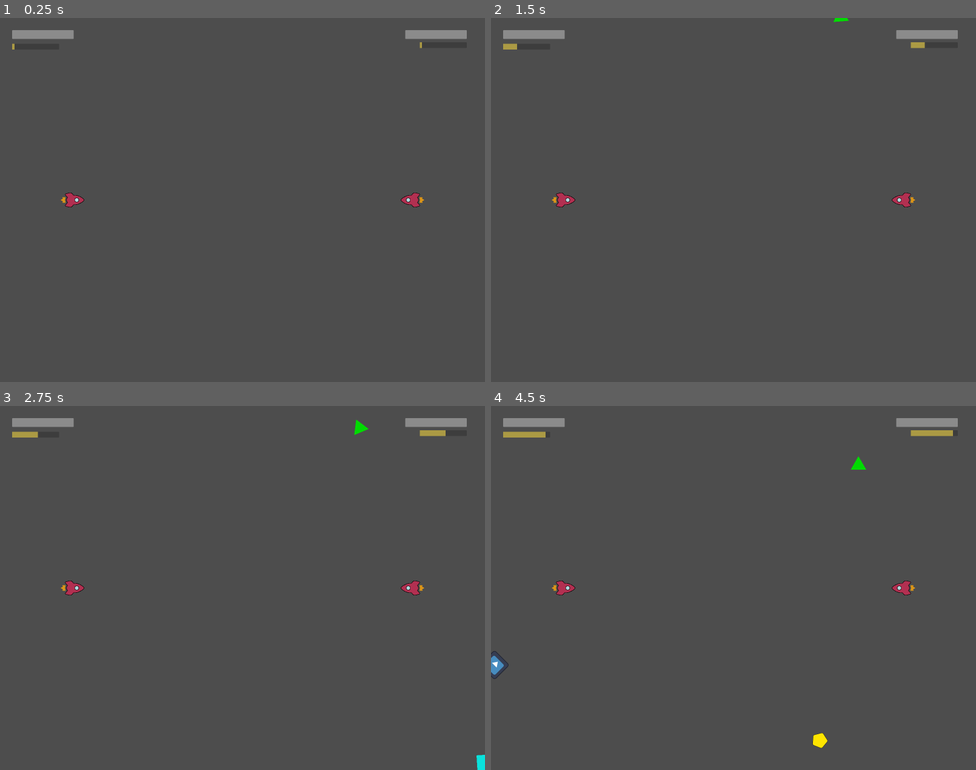
Above: before the commit, frames 1-4 (two rows, left to right).
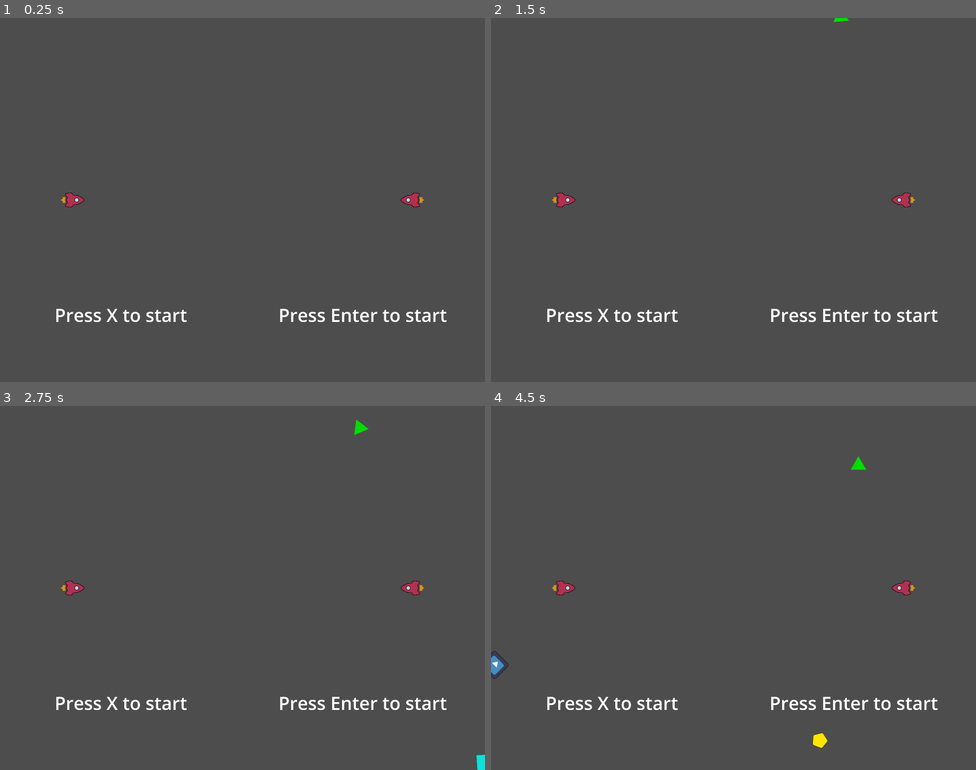
Above: after the commit, the same moments.

Repository: RajwolChapagain/Arcade-Game
Game: Godot game, scene res://main.tscn
The game is run twice, just before and just after one commit, with the same random seed, the same clock (stepped at 60 frames per second) and the same inputs. The engine's default icon, where the game draws it, is replaced by a stand-in: a white triangle on a blue panel in a dark square.
Inputs:
- Up to frame 1 (0.25 s): no input
- Up to frame 2 (1.5 s): tap X at 0.5, 1.25 s
- Up to frame 3 (2.75 s): tap X at 2 s
- Up to frame 4 (4.5 s): tap X at 2.75, 3.5, 4.25 s

The runs differ from the first frame. In frame 1, 1.5% of the frame differs, in the area x 2-97%, y 3-84%; in frame 2, 1.6%; in frame 3, 1.7%; in frame 4, 1.8%.

Commit message:
Make tank_ship and main menu scene

Diff:
--- /dev/null
+++ b/UI/main_menu.tscn
@@ -0,0 +1,38 @@
+[gd_scene format=3 uid="uid://mf26dw6pyc04"]
+
+[node name="MainMenu" type="Control"]
+layout_mode = 3
+anchors_preset = 15
+anchor_right = 1.0
+anchor_bottom = 1.0
+grow_horizontal = 2
+grow_vertical = 2
+size_flags_vertical = 4
+
+[node name="HBoxContainer" type="HBoxContainer" parent="."]
+layout_mode = 1
+anchors_preset = 12
+anchor_top = 1.0
+anchor_right = 1.0
+anchor_bottom = 1.0
+offset_top = -268.917
+offset_bottom = -128.917
+grow_horizontal = 2
+grow_vertical = 0
+alignment = 1
+
+[node name="Label" type="Label" parent="HBoxContainer"]
+layout_mode = 2
+size_flags_horizontal = 3
+theme_override_font_sizes/font_size = 100
+text = "Press A to start"
+horizontal_alignment = 1
+vertical_alignment = 1
+
+[node name="Label2" type="Label" parent="HBoxContainer"]
+layout_mode = 2
+size_flags_horizontal = 3
+theme_override_font_sizes/font_size = 100
+text = "Press Enter to start"
+horizontal_alignment = 1
+vertical_alignment = 1
--- a/main.tscn
+++ b/main.tscn
@@ -29,6 +29,7 @@
 zoom = Vector2(0.5, 0.5)
 
 [node name="HUD" parent="." instance=ExtResource("4_kn60h")]
+visible = false
 offset_left = -2000.0
 offset_top = -1500.0
 offset_right = 2000.0
@@ -37,7 +38,6 @@
 [node name="Spawner" parent="." instance=ExtResource("5_0xksv")]
 
 [node name="MainMenu" type="Control" parent="."]
-visible = false
 layout_mode = 3
 anchors_preset = 15
 anchor_right = 1.0
--- a/ship/scout_ship.tscn
+++ b/ship/scout_ship.tscn
@@ -6,6 +6,7 @@
 [node name="Ship" instance=ExtResource("1_egwrg")]
 MAX_VELOCITY_MAGNITUDE = 2000
 max_hp = 70
+bullet_damage = 15
 TIME_TO_FILL_SUPER = 4
 
 [node name="Sprite2D" parent="." index="1"]
--- /dev/null
+++ b/ship/tank_ship.svg
@@ -0,0 +1,218 @@
+<?xml version="1.0" encoding="UTF-8" standalone="no"?>
+<svg
+   width="50.096344mm"
+   height="23.486826mm"
+   viewBox="0 0 50.096344 23.486826"
+   version="1.1"
+   id="svg1940"
+   sodipodi:docname="rocket-6972424.svg"
+   xmlns:inkscape="http://www.inkscape.org/namespaces/inkscape"
+   xmlns:sodipodi="http://sodipodi.sourceforge.net/DTD/sodipodi-0.dtd"
+   xmlns="http://www.w3.org/2000/svg"
+   xmlns:svg="http://www.w3.org/2000/svg">
+  <sodipodi:namedview
+     id="namedview1"
+     pagecolor="#ffffff"
+     bordercolor="#000000"
+     borderopacity="0.25"
+     inkscape:showpageshadow="2"
+     inkscape:pageopacity="0.0"
+     inkscape:pagecheckerboard="0"
+     inkscape:deskcolor="#d1d1d1"
+     inkscape:document-units="mm" />
+  <title
+     id="title1031">Spaceship</title>
+  <defs
+     id="defs1937" />
+  <g
+     id="layer1"
+     transform="matrix(0,0.16945395,-0.16945395,0,50.12565,-6.6657971)"
+     inkscape:export-filename="..\Projects\Godot\Arcade-Game\ship\tank_ship.svg"
+     inkscape:export-xdpi="96"
+     inkscape:export-ydpi="96">
+    <g
+       id="g1892"
+       transform="matrix(0.16198296,-0.30406771,0.1626994,0.30272875,-22.208842,167.73633)"
+       style="stroke-width:1.00092;stroke-miterlimit:4;stroke-dasharray:none">
+      <g
+         id="g1884"
+         style="stroke-width:1.00092;stroke-miterlimit:4;stroke-dasharray:none">
+        <path
+           d="m 182.44377,402.77302 -20.57168,-47.51946 -47.52355,-20.5699 c 0,0 -88.825089,5.28938 -70.061943,129.4191 0.821084,5.41862 5.054087,9.65455 10.473221,10.47231 124.143602,18.7614 127.683952,-71.80205 127.683952,-71.80205 z"
+           fill="#ffcd38"
+           id="path1878"
+           style="fill:#00aad4;stroke-width:1.00092;stroke-miterlimit:4;stroke-dasharray:none" />
+        <path
+           d="m 52.169673,462.53024 c 0.359375,-32.4375 18.726876,-69.80044 33.16047,-88.72231 13.0625,-17.125 29.789057,-25.78125 40.203117,-29.8086 l 33.09375,12.1211 12.1211,33.09765 c -4.02735,10.41016 -12.6836,27.13672 -29.8086,40.19922 -18.92187,14.4375 -56.32843,32.75747 -88.769837,33.11294 z"
+           fill="#da5b65"
+           id="path1880"
+           style="fill:#00ccff;stroke-width:1.00092;stroke-miterlimit:4;stroke-dasharray:none" />
+        <path
+           style="fill:#80e5ff;stroke-width:1.00092;stroke-miterlimit:4;stroke-dasharray:none"
+           id="path1882"
+           fill="#da5b65"
+           d="m 67.702724,447.0087 c 0.279848,-25.2593 14.582745,-54.35407 25.822282,-69.08866 10.171854,-13.33535 23.196944,-20.07603 31.306444,-23.21216 l 25.77032,9.43878 9.43879,25.77337 c -3.13613,8.10646 -9.87681,21.13154 -23.21216,31.3034 -14.73459,11.24258 -43.863333,25.50846 -69.125676,25.78527 z" />
+      </g>
+      <path
+         id="path1886"
+         fill="#3c474d"
+         d="m 142.54279,302.13549 c 0,0 -16.34766,-2.01563 -32.30078,2.19922 -11.007808,2.91015 -14.636718,16.75 -6.58594,24.80078 l 82.69531,82.69531 c 8.05469,8.05469 21.89063,4.42578 24.80078,-6.58594 4.21485,-15.94922 2.20313,-32.29687 2.20313,-32.29687 z"
+         style="stroke-width:1.00092;stroke-miterlimit:4;stroke-dasharray:none" />
+      <path
+         d="m 142.54279,302.13549 c 0,0 -16.34766,-2.01563 -32.30078,2.19922 -11.007808,2.91015 -14.636718,16.75 -6.58594,24.80078 l 82.69531,82.69531 c 8.05469,8.05469 21.89063,4.42578 24.80078,-6.58594 4.21485,-15.94922 2.20313,-32.29687 2.20313,-32.29687 z"
+         fill="#3c474d"
+         id="path1888"
+         style="fill:#666666;stroke-width:1.00092;stroke-miterlimit:4;stroke-dasharray:none" />
+      <path
+         id="path1890"
+         fill="#3c474d"
+         d="m 148.69017,308.44845 c 0,0 -15.76419,0.69072 -32.15838,7.44163 -11.31244,4.66003 -17.147166,18.85804 -10.53743,25.45615 l 67.89331,67.774 c 6.61294,6.60134 20.82707,0.77247 25.49193,-10.52794 6.75636,-16.36733 7.44803,-32.10855 7.44803,-32.10855 z"
+         style="fill:#333333;stroke-width:1.00092;stroke-miterlimit:4;stroke-dasharray:none" />
+    </g>
+    <g
+       transform="matrix(1.1351051,0,0,1.0968085,2.3054015,-1.0746584)"
+       id="g1736">
+      <path
+         style="stroke-width:0.282255"
+         d="m 55.88572,94.088958 c -0.381061,9.716592 -21.401223,33.175932 -23.23063,85.621692 19.728972,0.0598 29.803067,-0.0331 29.803067,-0.0331 l 0.0429,-35.55429 0.0207,-58.017507 c 0,0 -6.254972,-1.733421 -6.636036,7.983175 z"
+         fill="#d4d2d3"
+         id="path1654" />
+      <path
+         d="m 61.99368,179.61138 0.02807,20.02775 -21.666616,0.0733 c -4.726283,0.016 -7.514689,-8.21793 -7.699546,-13.35235 -0.07709,-2.14109 0.01196,-4.4322 -4.98e-4,-6.64945 z"
+         fill="#3c474d"
+         id="path1672"
+         style="stroke-width:0.33569" />
+    </g>
+    <g
+       style="stroke-width:1.00092;stroke-miterlimit:4;stroke-dasharray:none"
+       transform="matrix(0.16198296,-0.30406771,0.1626994,0.30272875,74.22516,167.66331)"
+       id="g1956">
+      <g
+         style="stroke-width:1.00092;stroke-miterlimit:4;stroke-dasharray:none"
+         id="g1948">
+        <path
+           style="fill:#00aad4;stroke-width:1.00092;stroke-miterlimit:4;stroke-dasharray:none"
+           id="path1942"
+           fill="#ffcd38"
+           d="m 182.44377,402.77302 -20.57168,-47.51946 -47.52355,-20.5699 c 0,0 -88.825089,5.28938 -70.061943,129.4191 0.821084,5.41862 5.054087,9.65455 10.473221,10.47231 124.143602,18.7614 127.683952,-71.80205 127.683952,-71.80205 z" />
+        <path
+           style="fill:#00ccff;stroke-width:1.00092;stroke-miterlimit:4;stroke-dasharray:none"
+           id="path1944"
+           fill="#da5b65"
+           d="m 52.169673,462.53024 c 0.359375,-32.4375 18.726876,-69.80044 33.16047,-88.72231 13.0625,-17.125 29.789057,-25.78125 40.203117,-29.8086 l 33.09375,12.1211 12.1211,33.09765 c -4.02735,10.41016 -12.6836,27.13672 -29.8086,40.19922 -18.92187,14.4375 -56.32843,32.75747 -88.769837,33.11294 z" />
+        <path
+           d="m 67.702724,447.0087 c 0.279848,-25.2593 14.582745,-54.35407 25.822282,-69.08866 10.171854,-13.33535 23.196944,-20.07603 31.306444,-23.21216 l 25.77032,9.43878 9.43879,25.77337 c -3.13613,8.10646 -9.87681,21.13154 -23.21216,31.3034 -14.73459,11.24258 -43.863333,25.50846 -69.125676,25.78527 z"
+           fill="#da5b65"
+           id="path1946"
+           style="fill:#80e5ff;stroke-width:1.00092;stroke-miterlimit:4;stroke-dasharray:none" />
+      </g>
+      <path
+         style="stroke-width:1.00092;stroke-miterlimit:4;stroke-dasharray:none"
+         d="m 142.54279,302.13549 c 0,0 -16.34766,-2.01563 -32.30078,2.19922 -11.007808,2.91015 -14.636718,16.75 -6.58594,24.80078 l 82.69531,82.69531 c 8.05469,8.05469 21.89063,4.42578 24.80078,-6.58594 4.21485,-15.94922 2.20313,-32.29687 2.20313,-32.29687 z"
+         fill="#3c474d"
+         id="path1950" />
+      <path
+         style="fill:#666666;stroke-width:1.00092;stroke-miterlimit:4;stroke-dasharray:none"
+         id="path1952"
+         fill="#3c474d"
+         d="m 142.54279,302.13549 c 0,0 -16.34766,-2.01563 -32.30078,2.19922 -11.007808,2.91015 -14.636718,16.75 -6.58594,24.80078 l 82.69531,82.69531 c 8.05469,8.05469 21.89063,4.42578 24.80078,-6.58594 4.21485,-15.94922 2.20313,-32.29687 2.20313,-32.29687 z" />
+      <path
+         style="fill:#333333;stroke-width:1.00092;stroke-miterlimit:4;stroke-dasharray:none"
+         d="m 148.69017,308.44845 c 0,0 -15.76419,0.69072 -32.15838,7.44163 -11.31244,4.66003 -17.147166,18.85804 -10.53743,25.45615 l 67.89331,67.774 c 6.61294,6.60134 20.82707,0.77247 25.49193,-10.52794 6.75636,-16.36733 7.44803,-32.10855 7.44803,-32.10855 z"
+         fill="#3c474d"
+         id="path1954" />
+    </g>
+    <g
+       transform="matrix(-1.1351051,0,0,1.0968085,214.97138,-1.0746584)"
+       id="g1753">
+      <path
+         id="path1749"
+         fill="#d4d2d3"
+         d="m 55.88572,94.088958 c -0.381061,9.716592 -21.401223,33.175932 -23.23063,85.621692 19.728972,0.0598 29.803067,-0.0331 29.803067,-0.0331 l 0.0429,-35.55429 0.0207,-58.017507 c 0,0 -6.254972,-1.733421 -6.636036,7.983175 z"
+         style="stroke-width:0.282255" />
+      <path
+         style="stroke-width:0.33569"
+         id="path1751"
+         fill="#3c474d"
+         d="m 61.99368,179.61138 0.02807,20.02775 -21.666616,0.0733 c -4.726283,0.016 -7.514689,-8.21793 -7.699546,-13.35235 -0.07709,-2.14109 0.01196,-4.4322 -4.98e-4,-6.64945 z" />
+    </g>
+    <path
+       style="fill:#e6e6e6;stroke-width:0.374561"
+       id="path1658"
+       fill="#efedee"
+       d="m 112.32983,1.5039846 c -1.96858,-1.78309199 -4.44616,-1.77372999 -6.4094,0.02222 C 97.042047,9.6225766 72.776201,34.217537 72.816114,61.018736 L 73.008829,189.85011 145.80201,189.61337 145.61016,60.780734 C 145.57025,33.979538 121.23222,9.5447426 112.32983,1.5039846 Z" />
+    <g
+       id="g1972"
+       transform="matrix(0.26187532,-0.30158208,0.26303356,0.30025408,-25.409813,168.45609)"
+       style="stroke-width:1.00092;stroke-miterlimit:4;stroke-dasharray:none">
+      <g
+         id="g1964"
+         style="stroke-width:1.00092;stroke-miterlimit:4;stroke-dasharray:none">
+        <path
+           d="m 182.44377,402.77302 -20.57168,-47.51946 -47.52355,-20.5699 c 0,0 -88.825089,5.28938 -70.061943,129.4191 0.821084,5.41862 5.054087,9.65455 10.473221,10.47231 124.143602,18.7614 127.683952,-71.80205 127.683952,-71.80205 z"
+           fill="#ffcd38"
+           id="path1958"
+           style="fill:#00aad4;stroke-width:1.00092;stroke-miterlimit:4;stroke-dasharray:none" />
+        <path
+           d="m 52.169673,462.53024 c 0.359375,-32.4375 18.726876,-69.80044 33.16047,-88.72231 13.0625,-17.125 29.789057,-25.78125 40.203117,-29.8086 l 33.09375,12.1211 12.1211,33.09765 c -4.02735,10.41016 -12.6836,27.13672 -29.8086,40.19922 -18.92187,14.4375 -56.32843,32.75747 -88.769837,33.11294 z"
+           fill="#da5b65"
+           id="path1960"
+           style="fill:#00ccff;stroke-width:1.00092;stroke-miterlimit:4;stroke-dasharray:none" />
+        <path
+           style="fill:#80e5ff;stroke-width:1.00092;stroke-miterlimit:4;stroke-dasharray:none"
+           id="path1962"
+           fill="#da5b65"
+           d="m 67.702724,447.0087 c 0.279848,-25.2593 14.582745,-54.35407 25.822282,-69.08866 10.171854,-13.33535 23.196944,-20.07603 31.306444,-23.21216 l 25.77032,9.43878 9.43879,25.77337 c -3.13613,8.10646 -9.87681,21.13154 -23.21216,31.3034 -14.73459,11.24258 -43.863333,25.50846 -69.125676,25.78527 z" />
+      </g>
+      <path
+         id="path1966"
+         fill="#3c474d"
+         d="m 142.54279,302.13549 c 0,0 -16.34766,-2.01563 -32.30078,2.19922 -11.007808,2.91015 -14.636718,16.75 -6.58594,24.80078 l 82.69531,82.69531 c 8.05469,8.05469 21.89063,4.42578 24.80078,-6.58594 4.21485,-15.94922 2.20313,-32.29687 2.20313,-32.29687 z"
+         style="stroke-width:1.00092;stroke-miterlimit:4;stroke-dasharray:none" />
+      <path
+         d="m 142.54279,302.13549 c 0,0 -16.34766,-2.01563 -32.30078,2.19922 -11.007808,2.91015 -14.636718,16.75 -6.58594,24.80078 l 82.69531,82.69531 c 8.05469,8.05469 21.89063,4.42578 24.80078,-6.58594 4.21485,-15.94922 2.20313,-32.29687 2.20313,-32.29687 z"
+         fill="#3c474d"
+         id="path1968"
+         style="fill:#666666;stroke-width:1.00092;stroke-miterlimit:4;stroke-dasharray:none" />
+      <path
+         id="path1970"
+         fill="#3c474d"
+         d="m 148.69017,308.44845 c 0,0 -15.76419,0.69072 -32.15838,7.44163 -11.31244,4.66003 -17.147166,18.85804 -10.53743,25.45615 l 67.89331,67.774 c 6.61294,6.60134 20.82707,0.77247 25.49193,-10.52794 6.75636,-16.36733 7.44803,-32.10855 7.44803,-32.10855 z"
+         style="fill:#333333;stroke-width:1.00092;stroke-miterlimit:4;stroke-dasharray:none" />
+    </g>
+    <path
+       id="rect1744"
+       style="fill:#3c474d;stroke:#000000;stroke-width:0"
+       d="m 74.552834,189.62157 h 70.512946 c 1.26951,0 2.29154,1.11406 2.29154,2.49789 v 26.64763 c 0,1.38383 -1.02203,2.49789 -2.29154,2.49789 H 74.552834 c -1.269513,0 -2.29154,-1.11406 -2.29154,-2.49789 v -26.64763 c 0,-1.38383 1.022027,-2.49789 2.29154,-2.49789 z" />
+    <path
+       d="m 111.69935,10.353541 c -1.78137,-1.6130064 -4.02334,-1.6045374 -5.79989,0.0201 -8.034073,7.324079 -29.992318,29.57298 -29.956201,53.817673 49.374821,-0.358701 27.489821,-0.412449 65.871581,-0.215298 -0.0361,-24.244688 -22.05968,-46.348701 -30.11549,-53.622471 z"
+       fill="#efedee"
+       id="path1876"
+       style="fill:#374548;stroke-width:0.338886" />
+    <path
+       id="rect1874"
+       style="fill:#666666;stroke-width:0.403022"
+       d="m 93.659702,118.86643 h 32.617788 c 1.12643,0 2.03328,1.09017 2.03328,2.44432 v 50.25196 c 0,1.35415 -0.90685,2.44432 -2.03328,2.44432 H 93.659702 c -1.126441,0 -2.033287,-1.09017 -2.033287,-2.44432 v -50.25196 c 0,-1.35415 0.906846,-2.44432 2.033287,-2.44432 z" />
+    <path
+       id="rect2114"
+       style="fill:#b3b3b3;stroke-width:0.347164"
+       d="m 95.906215,122.70634 h 28.124755 c 0.96956,0 1.7501,0.93834 1.7501,2.10389 v 43.25301 c 0,1.16554 -0.78054,2.10388 -1.7501,2.10388 H 95.906215 c -0.969546,0 -1.750095,-0.93834 -1.750095,-2.10388 v -43.25301 c 0,-1.16555 0.780549,-2.10389 1.750095,-2.10389 z" />
+    <path
+       d="m 110.66063,225.54795 c -0.24898,-0.22544 -0.56233,-0.22426 -0.81063,0.003 -1.1229,1.02367 -4.19195,4.13334 -4.1869,7.52196 6.90099,-0.0501 3.84218,-0.0577 9.20669,-0.0301 -0.005,-3.38862 -3.08322,-6.47804 -4.20916,-7.49467 z"
+       fill="#efedee"
+       id="path2607"
+       style="fill:#374548;stroke-width:0.0473652" />
+    <path
+       d="m 159.29315,225.54795 c -0.24898,-0.22544 -0.56233,-0.22426 -0.81063,0.003 -1.1229,1.02367 -4.19195,4.13334 -4.1869,7.52196 6.90099,-0.0501 3.84218,-0.0577 9.20669,-0.0301 -0.005,-3.38862 -3.08322,-6.47804 -4.20916,-7.49467 z"
+       fill="#efedee"
+       id="path2609"
+       style="fill:#374548;stroke-width:0.0473652" />
+    <path
+       d="m 61.078821,225.54795 c -0.24898,-0.22544 -0.56233,-0.22426 -0.81063,0.003 -1.1229,1.02367 -4.19195,4.13334 -4.1869,7.52196 6.90099,-0.0501 3.84218,-0.0577 9.20669,-0.0301 -0.005,-3.38862 -3.08322,-6.47804 -4.20916,-7.49467 z"
+       fill="#efedee"
+       id="path2611"
+       style="fill:#374548;stroke-width:0.0473652" />
+  </g>
+  <metadata
+     id="metadata1029" />
+</svg>
--- /dev/null
+++ b/ship/tank_ship.tscn
@@ -0,0 +1,14 @@
+[gd_scene load_steps=3 format=3 uid="uid://dkg36k7t483lp"]
+
+[ext_resource type="PackedScene" uid="uid://dsgskm8hx8n3" path="res://ship/stock_ship.tscn" id="1_os2ek"]
+[ext_resource type="Texture2D" uid="uid://deb848xhneunh" path="res://ship/tank_ship.svg" id="2_yqfjs"]
+
+[node name="Ship" instance=ExtResource("1_os2ek")]
+THRUST_FORCE = 500
+max_hp = 200
+bullet_damage = 5
+
+[node name="Sprite2D" parent="." index="1"]
+rotation = 0.0
+scale = Vector2(1, 1)
+texture = ExtResource("2_yqfjs")
Not shown, added: ship/tank_ship.svg.import
